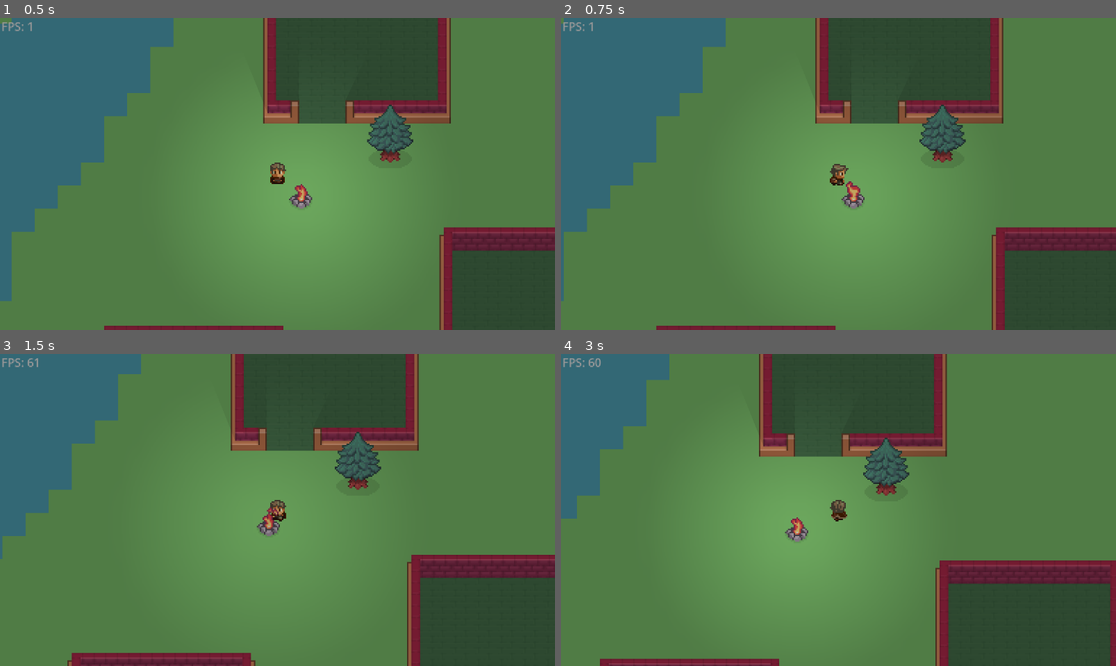
Above: before the commit, frames 1-4 (two rows, left to right).
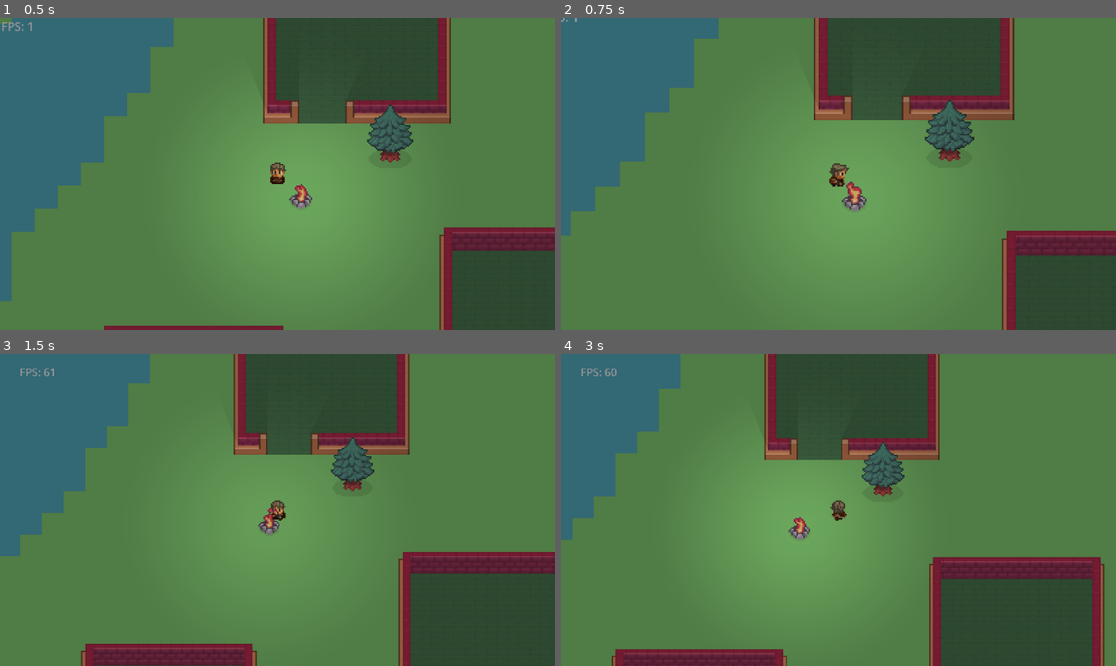
Above: after the commit, the same moments.

Repository: Kaninchen221/ProjectRabbitHole
Game: Godot game, scene res://Content/Levels/test_level.tscn
Same seed, same stepped clock (60 frames per second), same inputs: the game is played once before the commit and once after it.
Inputs (mouse positions are in pixels of both pictures, inside the frame that each line leads up to):
- Up to frame 1 (0.5 s): no input
- Up to frame 2 (0.75 s): tap Enter at 0.5 s; move the mouse to (960, 158) at 0.52 s; hold D (Player_Move_Right) from 0.53 s (still down); tap Mouse wheel up (Player_Zoom_Camera_In, bound only after the… at 0.6 s
- Up to frame 3 (1.5 s): tap Mouse wheel down (Player_Zoom_Camera_Out, bound only after … at 0.8, 1.35 s; move the mouse to (166, 525) at 1.27 s; release D (Player_Move_Right) at 1.28 s; hold S (Player_Move_Down) from 1.28 s (still down)
- Up to frame 4 (3 s): tap Mouse wheel up (Player_Zoom_Camera_In, bound only after the… at 1.55, 2.1 s; tap Middle mouse button (Player_Zoom_Camera_Reset, bound only a… at 2 s; move the mouse to (894, 441) at 2.02 s; release S (Player_Move_Down) at 2.03 s; hold D (Player_Move_Right) 2.03-2.78 s; tap Mouse wheel down (Player_Zoom_Camera_Out, bound only after … at 2.3, 2.85 s; move the mouse to (810, 572) at 2.77 s; hold W (Player_Move_Up) from 2.78 s (still down)

Frame 1 is identical in both runs. In frame 2, 8.1% of the frame differs, in the area x 0-100%, y 0-100%; in frame 3, 9.0%; in frame 4, 10%.

Commit message:
Player camera zoom in/out/reset using mouse wheel

Diff:
--- /dev/null
+++ b/Content/Actors/Characters/Player/camera_2d.gd
@@ -0,0 +1,27 @@
+extends Camera2D
+
+
+@export var zoom_min = 2.0
+@export var zoom_max = 6.0
+@export var zoom_default = 3.0
+
+@onready var zoom_current = zoom_default
+
+func get_mouse_wheel_input():
+	var zoom_camera_in = int(Input.is_action_just_pressed("Player_Zoom_Camera_In"))
+	var zoom_camera_out = int(Input.is_action_just_pressed("Player_Zoom_Camera_Out"))
+	return zoom_camera_in - zoom_camera_out
+
+func get_mouse_wheel_reset_input() -> bool:
+	var value = int(Input.is_action_just_pressed("Player_Zoom_Camera_Reset"))
+	return value
+
+func _process(delta: float) -> void:
+	var mouse_wheel_input = get_mouse_wheel_input()
+	zoom_current += mouse_wheel_input * PI / 16
+	zoom_current = clamp(zoom_current, zoom_min, zoom_max)
+
+	if get_mouse_wheel_reset_input():
+		zoom_current = zoom_default
+
+	set_zoom(Vector2(zoom_current, zoom_current))
--- a/Content/Actors/Characters/Player/player.tscn
+++ b/Content/Actors/Characters/Player/player.tscn
@@ -1,7 +1,8 @@
-[gd_scene load_steps=5 format=3 uid="uid://fo4f11t4r7qa"]
+[gd_scene load_steps=6 format=3 uid="uid://fo4f11t4r7qa"]
 
 [ext_resource type="Script" path="res://Content/Actors/Characters/Player/player.gd" id="1_m41uf"]
 [ext_resource type="SpriteFrames" uid="uid://ce6ulepsxv4r1" path="res://Content/Actors/Characters/Player/player.tres" id="1_pg0bq"]
+[ext_resource type="Script" path="res://Content/Actors/Characters/Player/camera_2d.gd" id="3_8p05n"]
 [ext_resource type="Script" path="res://Content/Actors/Characters/Player/debug_info.gd" id="3_t1gfu"]
 
 [sub_resource type="RectangleShape2D" id="RectangleShape2D_lkboc"]
@@ -31,6 +32,7 @@
 
 [node name="Camera2D" type="Camera2D" parent="CharacterBody2D"]
 zoom = Vector2(3, 3)
+script = ExtResource("3_8p05n")
 
 [node name="Label" type="Label" parent="CharacterBody2D"]
 z_index = 100
--- a/project.godot
+++ b/project.godot
@@ -37,6 +37,23 @@
 "events": [Object(InputEventKey,"resource_local_to_scene":false,"resource_name":"","device":0,"window_id":0,"alt_presse …(189 unchanged characters)…
 ]
 }
+Player_Zoom_Camera_In={
+"deadzone": 0.5,
+"events": [Object(InputEventMouseButton,"resource_local_to_scene":false,"resource_name":"","device":-1,"window_id":0,"alt_pressed":false,"shift_pressed":false,"ctrl_pressed":false,"meta_pressed":false,"button_mask":0,"position":Vector2(0, 0),"global_position":Vector2(0, 0),"factor":1.0,"button_index":4,"canceled":false,"pressed":false,"double_click":false,"script":null)
+, Object(InputEventMouseButton,"resource_local_to_scene":false,"resource_name":"","device":-1,"window_id":0,"alt_pressed":false,"shift_pressed":false,"ctrl_pressed":false,"meta_pressed":false,"button_mask":0,"position":Vector2(0, 0),"global_position":Vector2(0, 0),"factor":1.0,"button_index":6,"canceled":false,"pressed":false,"double_click":false,"script":null)
+]
+}
+Player_Zoom_Camera_Out={
+"deadzone": 0.5,
+"events": [Object(InputEventMouseButton,"resource_local_to_scene":false,"resource_name":"","device":-1,"window_id":0,"alt_pressed":false,"shift_pressed":false,"ctrl_pressed":false,"meta_pressed":false,"button_mask":0,"position":Vector2(0, 0),"global_position":Vector2(0, 0),"factor":1.0,"button_index":5,"canceled":false,"pressed":false,"double_click":false,"script":null)
+, Object(InputEventMouseButton,"resource_local_to_scene":false,"resource_name":"","device":-1,"window_id":0,"alt_pressed":false,"shift_pressed":false,"ctrl_pressed":false,"meta_pressed":false,"button_mask":0,"position":Vector2(0, 0),"global_position":Vector2(0, 0),"factor":1.0,"button_index":7,"canceled":false,"pressed":false,"double_click":false,"script":null)
+]
+}
+Player_Zoom_Camera_Reset={
+"deadzone": 0.5,
+"events": [Object(InputEventMouseButton,"resource_local_to_scene":false,"resource_name":"","device":-1,"window_id":0,"alt_pressed":false,"shift_pressed":false,"ctrl_pressed":false,"meta_pressed":false,"button_mask":0,"position":Vector2(0, 0),"global_position":Vector2(0, 0),"factor":1.0,"button_index":3,"canceled":false,"pressed":false,"double_click":false,"script":null)
+]
+}
 
 [layer_names]
 
